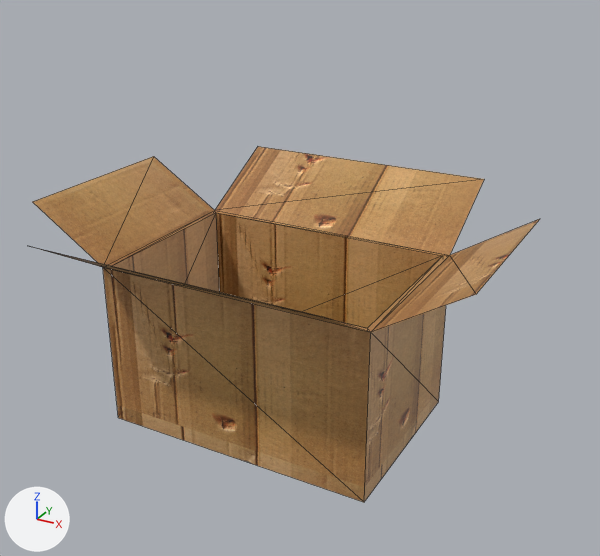
An edit to the glTF model blender_models/caixas.gltf, drawn before and after from the same camera.
One viewpoint serves both versions: a camera (50 mm lens) standing at (5.92, -8.11, 3.43) and looking at (3.43, -3.57, 1.16). Lighting does not change. The marker at lower left points along +X, +Y and +Z. The picture after the commit comes second. Mesh edges are drawn as thin lines.
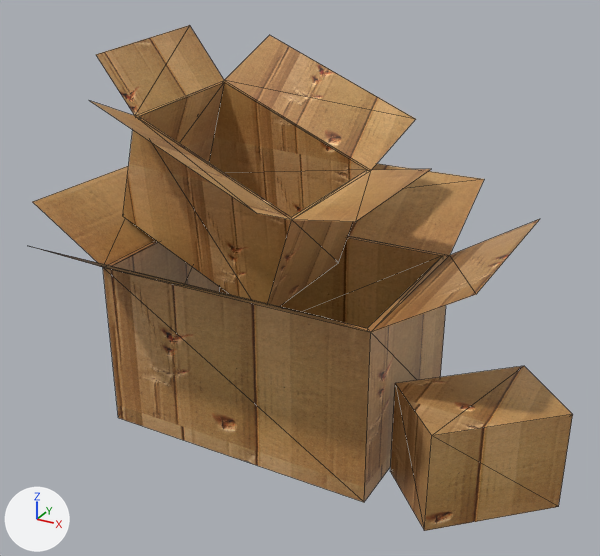
What differs and where, as boxes (x1, y1, x2, y2) in the pictures (600 x 556 px):
```json
{"object": "Cube.001", "change": "added", "after": [89, 25, 573, 531], "on screen": "brown"}
```

Edits to the scene script, one JSON object a line:
```json
{"op": "add", "block": "me_cube_002", "code": ["me_cube_002 = bpy.data.meshes.new('Cube.002')", "me_cube_002.from_pydata(...)  # 32 vertices, 48 faces; spans x -3.96..-0.65, y -0.32..1.58, z -1.0..1.67", "me_cube_002.materials.append(mat_material_004)  # picture img_paper_box_cardboard_texture_3959066626"]}
{"op": "add", "block": "ob_cube_001", "code": ["ob_cube_001 = bpy.data.objects.new('Cube.001', me_cube_002)", "ob_cube_001.location = (5.961, -4.046, 1.0)"]}
```
